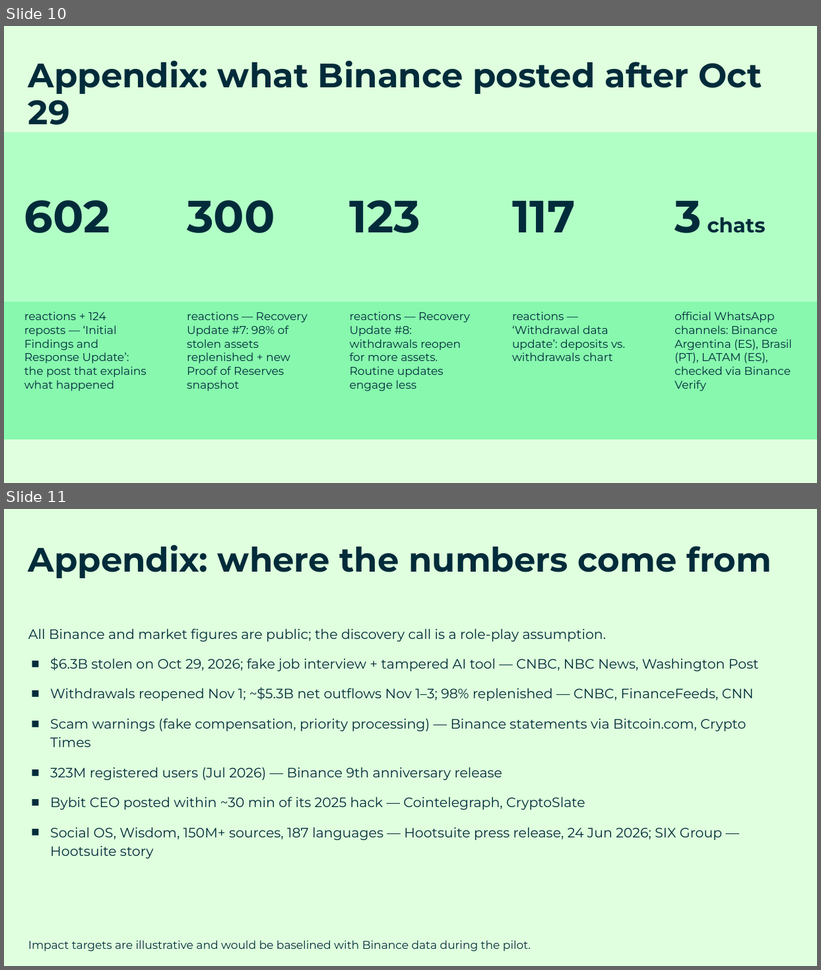
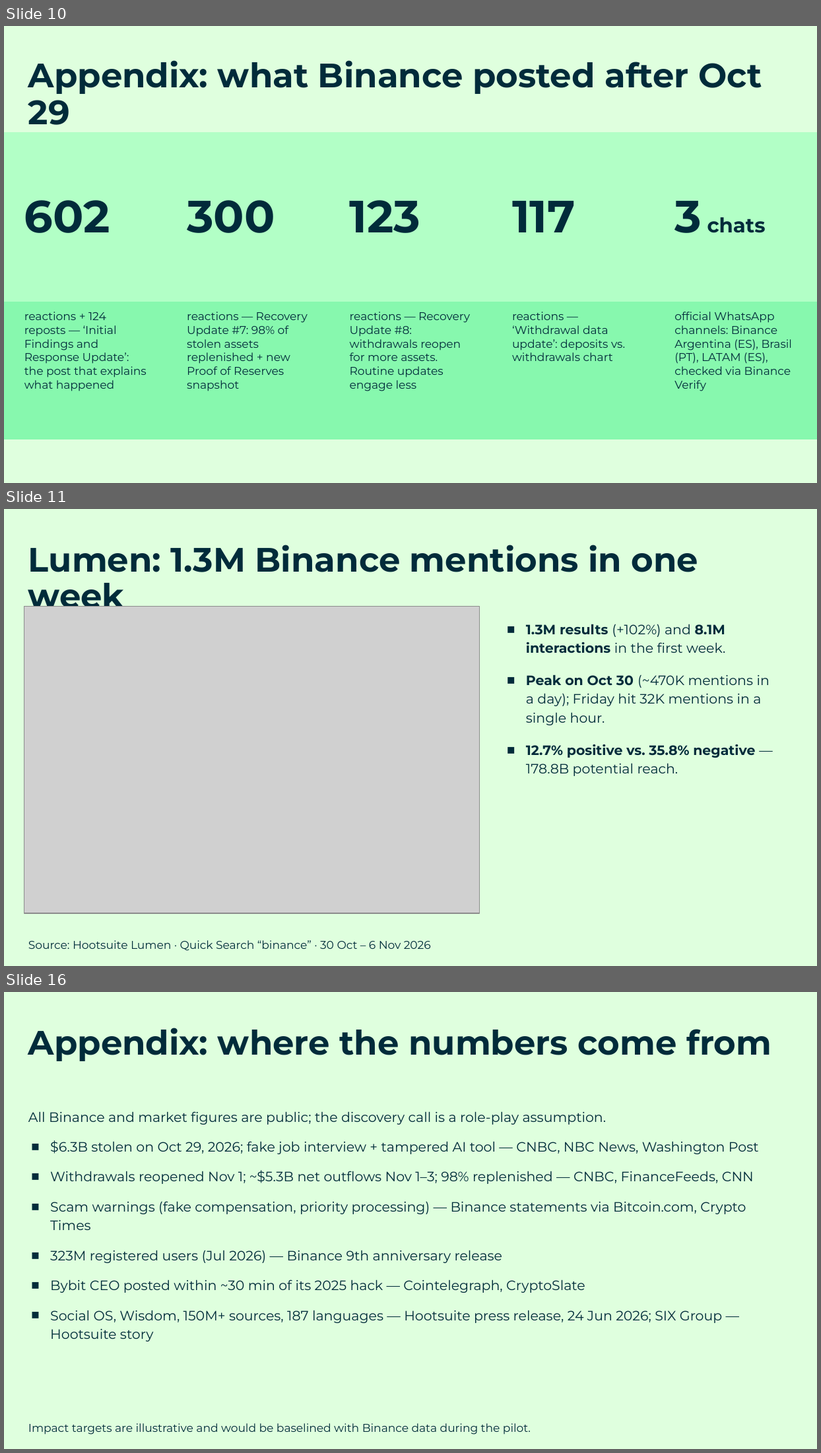
Before and after one commit to Hugocuau70/Entrevistas-de-trabajo, a slide deck: hootsuite-enterprise-ae-binance/deck/Hootsuite_x_Binance_LATAM_Value_Presentation_Diego_Cuauhtemoc.pptx. Shown one above the other, each under a label of ours: slides 10 and 11 before the commit, slides 10, 11 and 16 after it; the slides between them are not shown. The pictures are 821x970 and 821x1453 pixels, drawn with LibreOffice and Linux fonts; fonts in the diff are those of the drawing; grey boxes stand for pictures; background and template pictures are left out. Boxes give left, top, right and bottom in pixels: in the first picture for what was removed or moved away, otherwise in the second. Text is boxed around its words. In the diff, an @@ line names an element or a change of style, - is before the commit and + after.

```diff
--- a/hootsuite-enterprise-ae-binance/deck/Hootsuite_x_Binance_LATAM_Value_Presentation_Diego_Cuauhtemoc.pptx
+++ b/hootsuite-enterprise-ae-binance/deck/Hootsuite_x_Binance_LATAM_Value_Presentation_Diego_Cuauhtemoc.pptx
@@ slide 11 added at [4,509,817,966], background #DFFFDE @@
@@ text added at [28,545,699,607], 30 pt, text #012B3A, bold @@
+Lumen: 1.3M Binance mentions in one week
@@ picture added at [24,607,480,914] @@
@@ text added at [526,624,770,776], 12 pt, text #012B3A @@
+■ 1.3M results (+102%) and 8.1M interactions in the first week.
+■ Peak on Oct 30 (~470K mentions in a day); Friday hit 32K mentions in a single hour.
+■ 12.7% positive vs. 35.8% negative — 178.8B potential reach.
@@ text added at [28,941,431,951], 10 pt, text #012B3A @@
+Source: Hootsuite Lumen · Quick Search “binance” · 30 Oct – 6 Nov 2026
@@ what was slide 11 is now slide 16 @@
```
Also in this commit, not shown: 4 other slides added, 10 other files.
